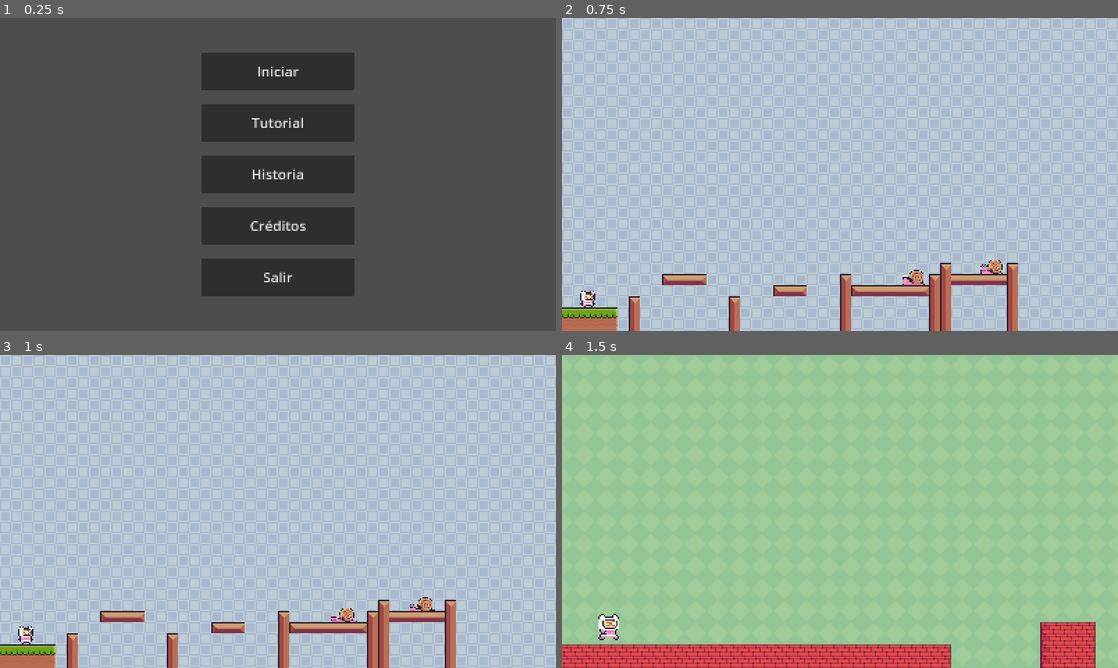
Above: before the commit, frames 1-4 (two rows, left to right).
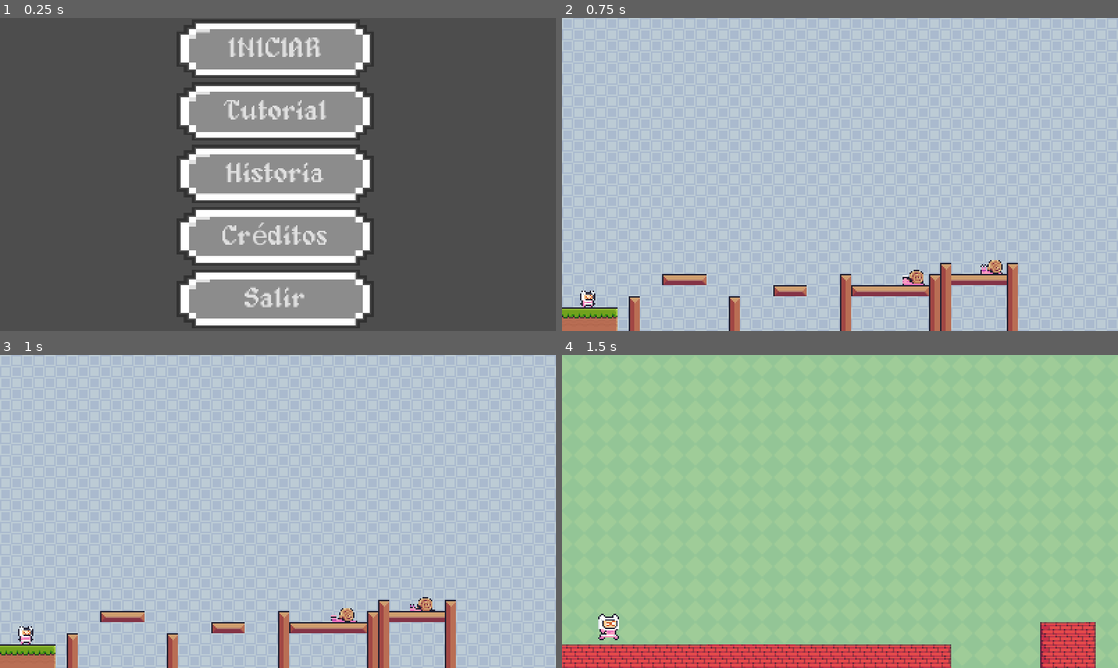
Above: after the commit, the same moments.

Repository: NataliaOspinal/juegoLGJ
Game: Godot game, scene res://scenes/ui/main_menu.tscn
Same seed, same stepped clock (60 frames per second), same inputs: the game is played once before the commit and once after it. This scene is started directly instead of the project's main scene.
Inputs:
- Up to frame 1 (0.25 s): no input
- Up to frame 2 (0.75 s): click "Iniciar" (after the commit: "INICIAR") at 0.5 s
- Up to frame 3 (1 s): no input
- Up to frame 4 (1.5 s): hold D (right) from 1.28 s (still down); tap Q (mascara) at 1.35 s

The runs differ from the first frame. In frame 1, 30% of the frame differs, in the area x 31-68%, y 0-100%; in frame 2, nothing differs; in frame 3, nothing differs; in frame 4, nothing differs.

Commit message:
Add custom fonts and button textures to main menu
Introduced the Alagard font and new button textures for the main menu UI. Updated main_menu.tscn to use the new font and textures for all buttons, improving visual style and consistency. Added a new intro.tscn scene as a placeholder.

Diff:
--- a/scenes/ui/main_menu.tscn
+++ b/scenes/ui/main_menu.tscn
@@ -1,18 +1,55 @@
-[gd_scene load_steps=3 format=3 uid="uid://vhaooiul6kls"]
+[gd_scene load_steps=19 format=3 uid="uid://vhaooiul6kls"]
 
 [ext_resource type="Script" uid="uid://cvrmeq8s2wbnu" path="res://scripts/ui/main_menu.gd" id="1_sl1te"]
+[ext_resource type="FontFile" uid="uid://ta24fjexhgva" path="res://assets/fonts/alagard.ttf" id="2_1g8jr"]
+[ext_resource type="Texture2D" uid="uid://cwn106hbwosqj" path="res://assets/ui/btn_prueba.png" id="3_m1kxf"]
 
-[sub_resource type="StyleBoxFlat" id="StyleBoxFlat_87aya"]
-content_margin_left = 4.0
-content_margin_top = 4.0
-content_margin_right = 4.0
-content_margin_bottom = 4.0
-bg_color = Color(0.1, 0.1, 0.1, 0.6)
-corner_radius_top_left = 3
-corner_radius_top_right = 3
-corner_radius_bottom_right = 3
-corner_radius_bottom_left = 3
-corner_detail = 5
+[sub_resource type="StyleBoxTexture" id="StyleBoxTexture_1g8jr"]
+texture = ExtResource("3_m1kxf")
+
+[sub_resource type="StyleBoxTexture" id="StyleBoxTexture_m1kxf"]
+texture = ExtResource("3_m1kxf")
+axis_stretch_horizontal = 2
+axis_stretch_vertical = 2
+
+[sub_resource type="StyleBoxTexture" id="StyleBoxTexture_x2yvf"]
+texture = ExtResource("3_m1kxf")
+
+[sub_resource type="StyleBoxTexture" id="StyleBoxTexture_uhagc"]
+texture = ExtResource("3_m1kxf")
+
+[sub_resource type="StyleBoxTexture" id="StyleBoxTexture_btxxm"]
+texture = ExtResource("3_m1kxf")
+
+[sub_resource type="StyleBoxTexture" id="StyleBoxTexture_wb0q5"]
+texture = ExtResource("3_m1kxf")
+
+[sub_resource type="StyleBoxTexture" id="StyleBoxTexture_q85j6"]
+texture = ExtResource("3_m1kxf")
+
+[sub_resource type="StyleBoxTexture" id="StyleBoxTexture_8g5eo"]
+texture = ExtResource("3_m1kxf")
+
+[sub_resource type="StyleBoxTexture" id="StyleBoxTexture_7suek"]
+texture = ExtResource("3_m1kxf")
+
+[sub_resource type="StyleBoxTexture" id="StyleBoxTexture_otr3d"]
+texture = ExtResource("3_m1kxf")
+
+[sub_resource type="StyleBoxTexture" id="StyleBoxTexture_8ekit"]
+texture = ExtResource("3_m1kxf")
+
+[sub_resource type="StyleBoxTexture" id="StyleBoxTexture_n4uci"]
+texture = ExtResource("3_m1kxf")
+
+[sub_resource type="StyleBoxTexture" id="StyleBoxTexture_877pj"]
+texture = ExtResource("3_m1kxf")
+
+[sub_resource type="StyleBoxTexture" id="StyleBoxTexture_ayp64"]
+texture = ExtResource("3_m1kxf")
+
+[sub_resource type="StyleBoxTexture" id="StyleBoxTexture_y2j7i"]
+texture = ExtResource("3_m1kxf")
 
 [node name="MainMenu" type="Control"]
 layout_mode = 3
@@ -30,47 +67,65 @@
 anchor_top = 0.5
 anchor_right = 0.5
 anchor_bottom = 0.5
-offset_left = -219.875
-offset_top = -349.875
-offset_right = 219.875
-offset_bottom = 349.875
+offset_left = -292.0
+offset_top = -445.0
+offset_right = 278.0
+offset_bottom = 443.0
 grow_horizontal = 2
 grow_vertical = 2
-theme_override_constants/separation = 40
+theme_override_constants/separation = 10
 
 [node name="Start" type="Button" parent="VBoxContainer"]
 layout_mode = 2
 size_flags_vertical = 3
-theme_override_font_sizes/font_size = 40
-theme_override_styles/normal = SubResource("StyleBoxFlat_87aya")
-text = "Iniciar"
+theme_override_colors/font_color = Color(0.875, 0.875, 0.875, 1)
+theme_override_colors/font_pressed_color = Color(0.7360942, 3.4461616e-05, 0.5513051, 1)
+theme_override_colors/font_hover_color = Color(0.99999994, 0.8210198, 0.15146911, 1)
+theme_override_fonts/font = ExtResource("2_1g8jr")
+theme_override_font_sizes/font_size = 80
+theme_override_styles/normal = SubResource("StyleBoxTexture_1g8jr")
+theme_override_styles/pressed = SubResource("StyleBoxTexture_m1kxf")
+theme_override_styles/hover = SubResource("StyleBoxTexture_x2yvf")
+text = "INICIAR"
 
 [node name="Tutorial" type="Button" parent="VBoxContainer"]
 layout_mode = 2
 size_flags_vertical = 3
-theme_override_font_sizes/font_size = 40
-theme_override_styles/normal = SubResource("StyleBoxFlat_87aya")
+theme_override_fonts/font = ExtResource("2_1g8jr")
+theme_override_font_sizes/font_size = 80
+theme_override_styles/normal = SubResource("StyleBoxTexture_uhagc")
+theme_override_styles/pressed = SubResource("StyleBoxTexture_btxxm")
+theme_override_styles/hover = SubResource("StyleBoxTexture_wb0q5")
 text = "Tutorial"
 
 [node name="Story" type="Button" parent="VBoxContainer"]
 layout_mode = 2
 size_flags_vertical = 3
-theme_override_font_sizes/font_size = 40
-theme_override_styles/normal = SubResource("StyleBoxFlat_87aya")
+theme_override_fonts/font = ExtResource("2_1g8jr")
+theme_override_font_sizes/font_size = 80
+theme_override_styles/normal = SubResource("StyleBoxTexture_q85j6")
+theme_override_styles/pressed = SubResource("StyleBoxTexture_8g5eo")
+theme_override_styles/hover = SubResource("StyleBoxTexture_7suek")
 text = "Historia"
 
 [node name="Credits" type="Button" parent="VBoxContainer"]
 layout_mode = 2
 size_flags_vertical = 3
-theme_override_font_sizes/font_size = 40
-theme_override_styles/normal = SubResource("StyleBoxFlat_87aya")
+theme_override_fonts/font = ExtResource("2_1g8jr")
+theme_override_font_sizes/font_size = 80
+theme_override_styles/normal = SubResource("StyleBoxTexture_otr3d")
+theme_override_styles/pressed = SubResource("StyleBoxTexture_8ekit")
+theme_override_styles/hover = SubResource("StyleBoxTexture_n4uci")
 text = "Créditos"
 
 [node name="Exit" type="Button" parent="VBoxContainer"]
 layout_mode = 2
 size_flags_vertical = 3
-theme_override_font_sizes/font_size = 40
-theme_override_styles/normal = SubResource("StyleBoxFlat_87aya")
+theme_override_fonts/font = ExtResource("2_1g8jr")
+theme_override_font_sizes/font_size = 80
+theme_override_styles/normal = SubResource("StyleBoxTexture_877pj")
+theme_override_styles/pressed = SubResource("StyleBoxTexture_ayp64")
+theme_override_styles/hover = SubResource("StyleBoxTexture_y2j7i")
 text = "Salir"
 
 [connection signal="pressed" from="VBoxContainer/Start" to="." method="_on_start_pressed"]
--- /dev/null
+++ b/scripts/ui/intro.tscn
@@ -0,0 +1,9 @@
+[gd_scene format=3 uid="uid://dxyy5clf8xqc"]
+
+[node name="Intro" type="Control"]
+layout_mode = 3
+anchors_preset = 15
+anchor_right = 1.0
+anchor_bottom = 1.0
+grow_horizontal = 2
+grow_vertical = 2
Binary file added: assets/fonts/alagard.ttf
Not shown, added: assets/fonts/alagard.ttf.import
Binary file added: assets/ui/btn_inicio.png
Not shown, added: assets/ui/btn_inicio.png.import
Binary file added: assets/ui/btn_prueba.png
Not shown, added: assets/ui/btn_prueba.png.import
